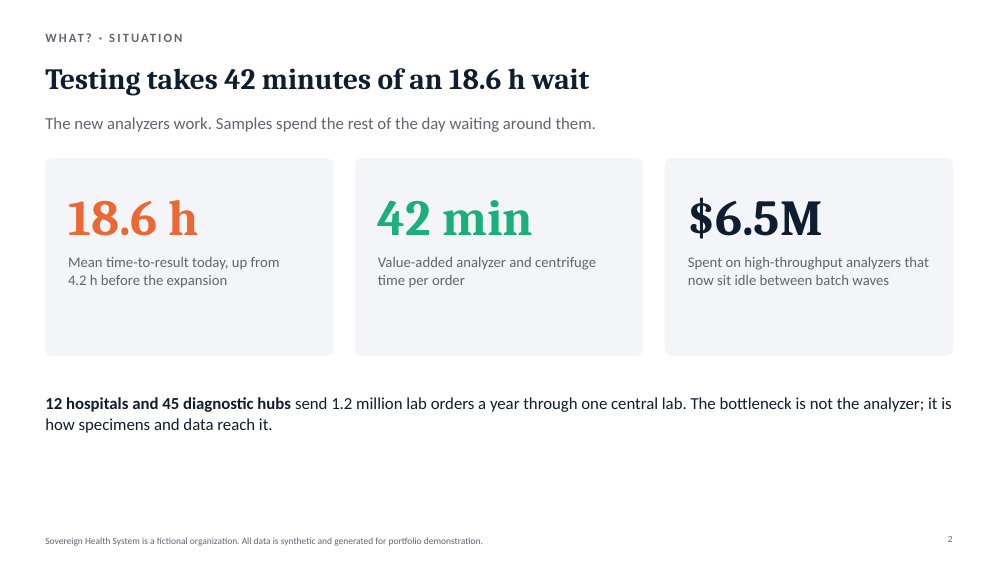
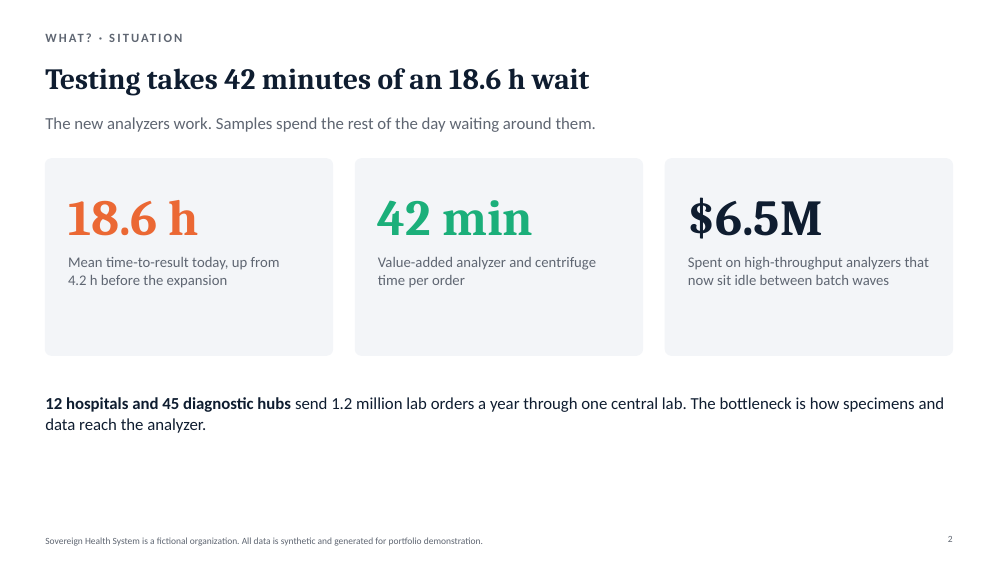
Before and after one commit to huezxiii/diagnostic-pipeline-process-mapping, a slide deck: slide 2 of deck/sovereign-health-exec-briefing.pptx. Drawn at 1008x567 pixels with LibreOffice and Linux fonts; fonts in the diff are those of the drawing. Boxes give left, top, right and bottom in pixels: in the first picture for what was removed or moved away, otherwise in the second. Text is boxed around its words. In the diff, an @@ line names an element or a change of style, - is before the commit and + after.

```diff
--- a/deck/sovereign-health-exec-briefing.pptx
+++ b/deck/sovereign-health-exec-briefing.pptx
@@ text at (45,397,945,433): text changed @@
-12 hospitals and 45 diagnostic hubs send 1.2 million lab orders a year through one central lab. The bottleneck is not the analyzer; it is how specimens and data reach it.
+12 hospitals and 45 diagnostic hubs send 1.2 million lab orders a year through one central lab. The bottleneck is how specimens and data reach the analyzer.
```
Also in this commit, not shown: 6 other files.
